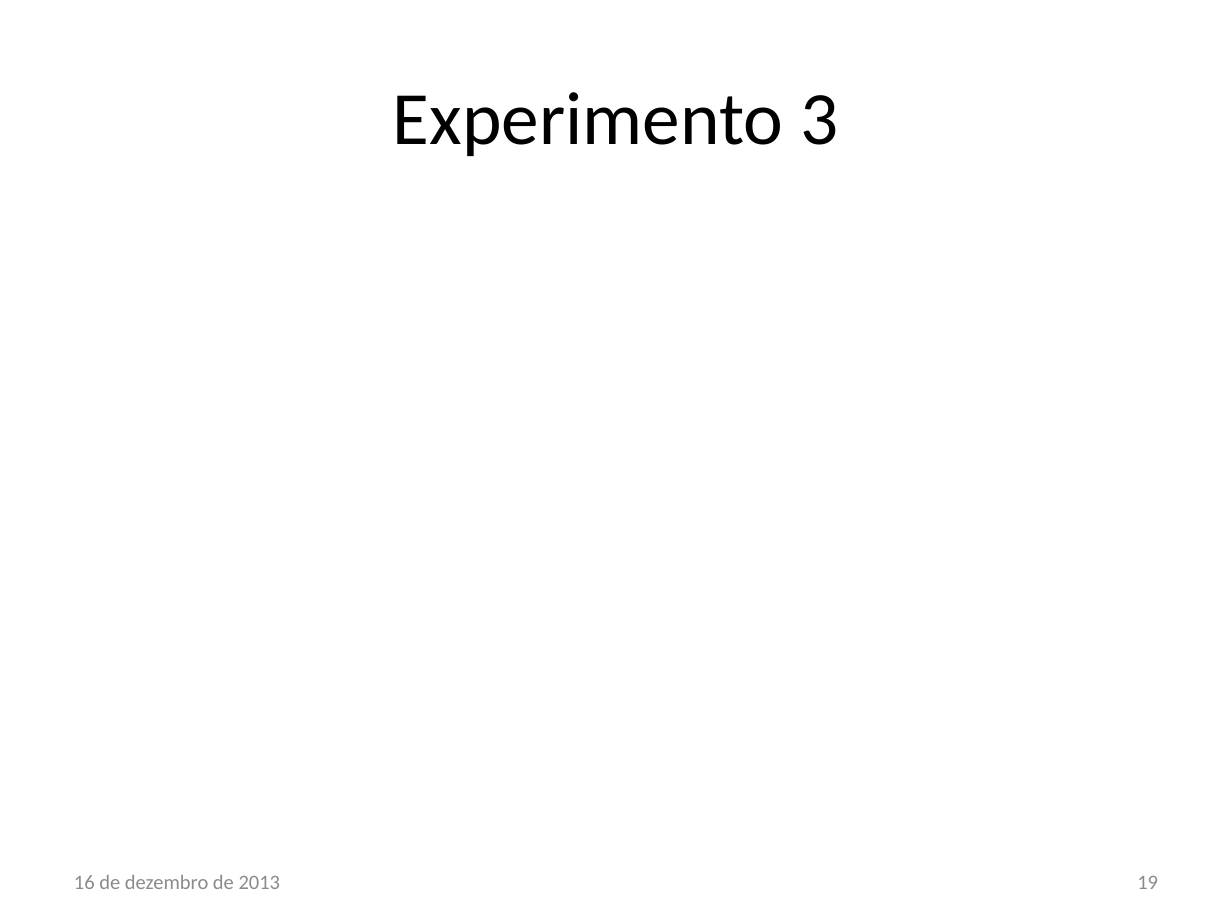
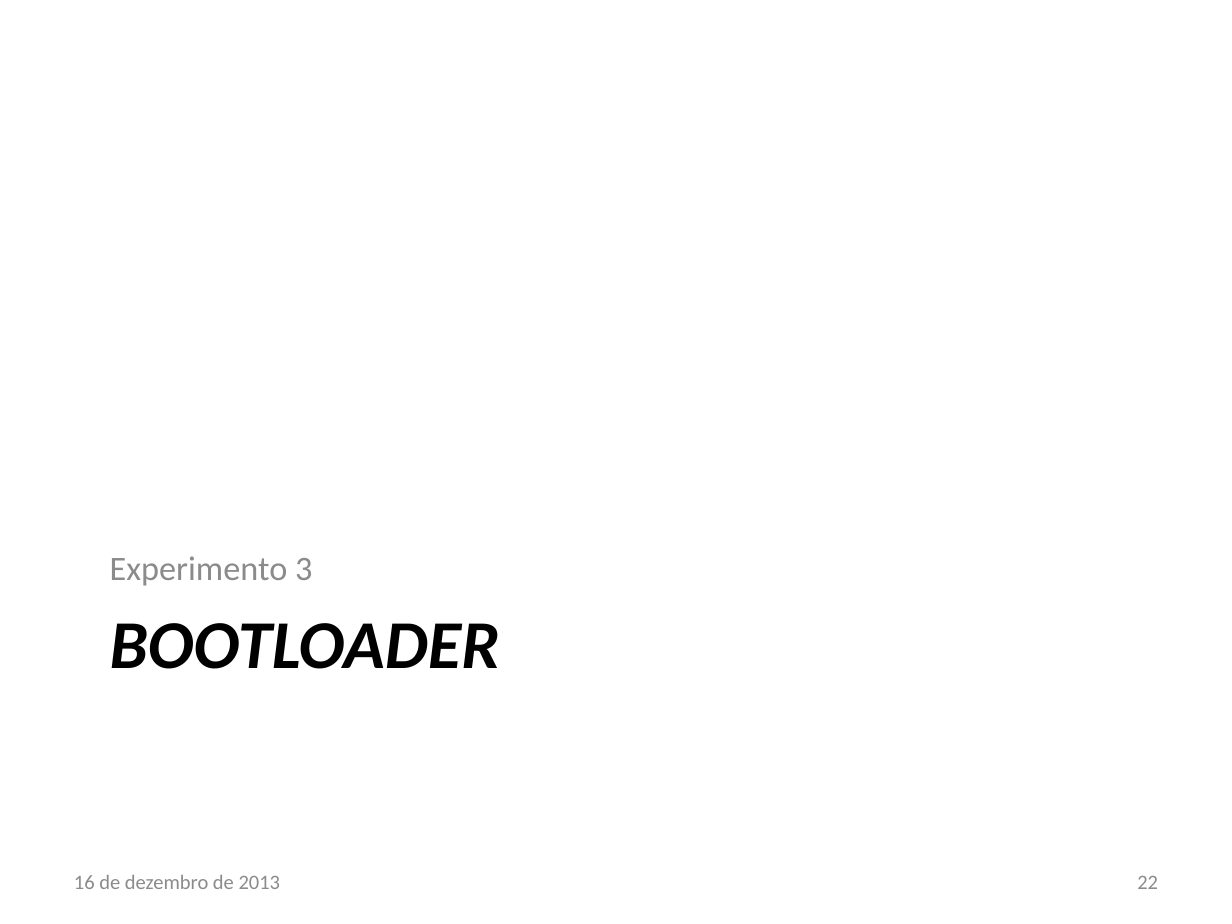
Before and after one commit to lsoliveira459/tg2, a slide deck: slide 22 of Apresentação/Estudo e Implementação de Reconfiguração Dinâmica.pptx (slide 19 before the commit). Drawn at 1232x924 pixels with LibreOffice and Linux fonts; fonts in the diff are those of the drawing; background and template pictures are left out. Boxes give left, top, right and bottom in pixels: in the first picture for what was removed or moved away, otherwise in the second. Text is boxed around its words. In the diff, an @@ line names an element or a change of style, - is before the commit and + after.

```diff
--- a/Apresentação/Estudo e Implementação de Reconfiguração Dinâmica.pptx
+++ b/Apresentação/Estudo e Implementação de Reconfiguração Dinâmica.pptx
@@ text "Experimento 3": place and size @@
-text "Experimento 3" at [393, 92, 838, 156]
+text "Experimento 3" at [110, 556, 312, 586]
@@ text "Experimento 3" at [110, 556, 312, 586]: size 44 to 20 pt, text colour #000000 to #8C8C8C; alignment centre to left; more space between paragraphs; vertical alignment middle to bottom @@
@@ title added at [110, 623, 500, 669], 40 pt, text #000000, bold, italic @@
+BOOTLOADER
@@ page number at [1137, 876, 1158, 889]: text changed @@
-19
+22
```
Also in this commit, not shown: 3 other slides changed, 4 slides added, 5 other files.
